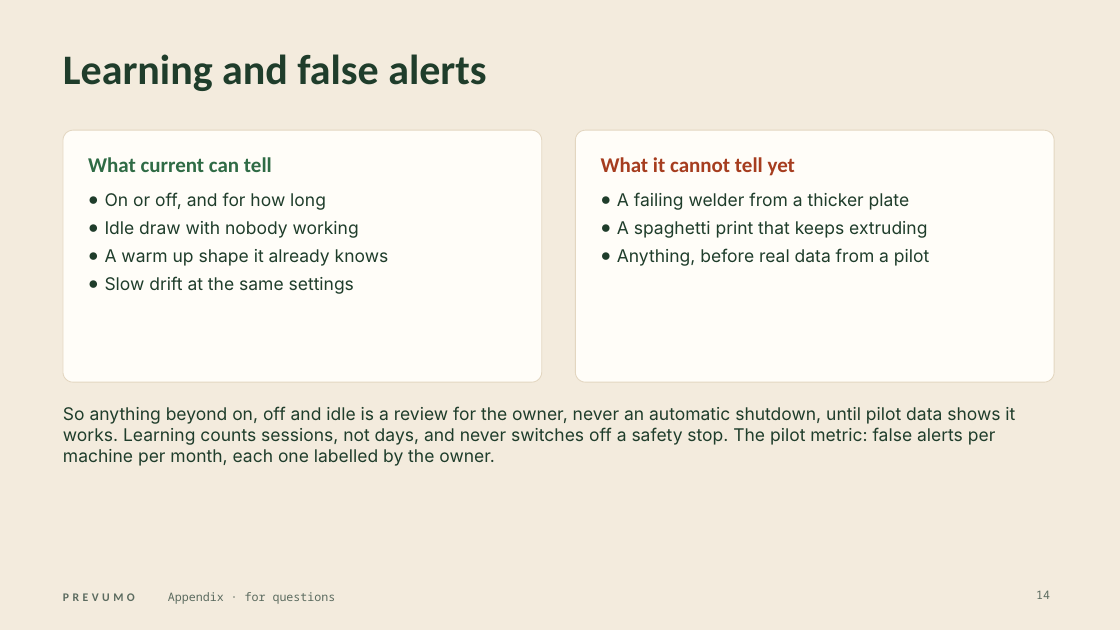
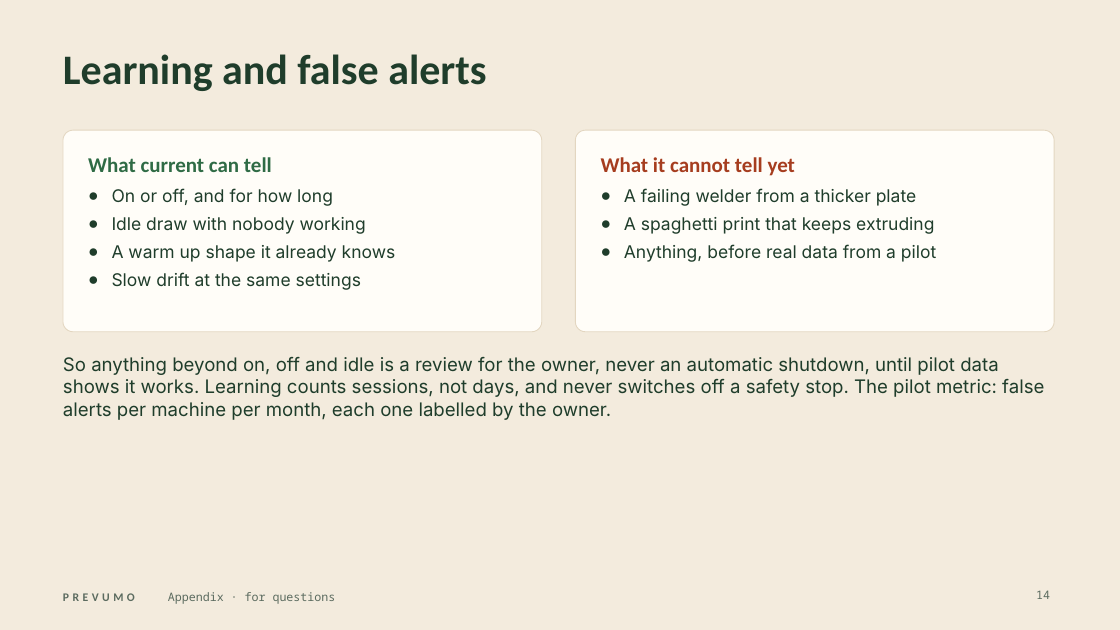
Before and after one commit to WAHB22/wahbs-world, a slide deck: slide 14 of prevumo/deliverables/final/PREVUMO-final.pptx. Drawn at 1120x630 pixels with LibreOffice and Linux fonts; fonts in the diff are those of the drawing. Boxes give left, top, right and bottom in pixels: in the first picture for what was removed or moved away, otherwise in the second. Text is boxed around its words. In the diff, an @@ line names an element or a change of style, - is before the commit and + after.

```diff
--- a/prevumo/deliverables/final/PREVUMO-final.pptx
+++ b/prevumo/deliverables/final/PREVUMO-final.pptx
@@ rounded rectangle resized from (x1=63, y1=130, x2=542, y2=382) to (x1=63, y1=130, x2=542, y2=332) @@
@@ rounded rectangle at (x1=63, y1=130, x2=542, y2=332): proportions changed @@
@@ rounded rectangle at (x1=576, y1=130, x2=1054, y2=332): proportions changed @@
@@ rounded rectangle resized from (x1=576, y1=130, x2=1054, y2=382) to (x1=576, y1=130, x2=1054, y2=332) @@
@@ text "On or off, and for ..." at (x1=112, y1=188, x2=396, y2=290): indent changed @@
@@ text "A failing welder from a ..." at (x1=624, y1=188, x2=936, y2=262): indent changed @@
@@ text "So anything beyond on, off ..." moved from (x1=63, y1=406, x2=1015, y2=466) to (x1=63, y1=357, x2=1044, y2=420) @@
@@ text "So anything beyond on, off ..." at (x1=63, y1=357, x2=1044, y2=420): size 15 to 16 pt @@
```
Also in this commit, not shown: 12 other slides changed, 12 other files.
